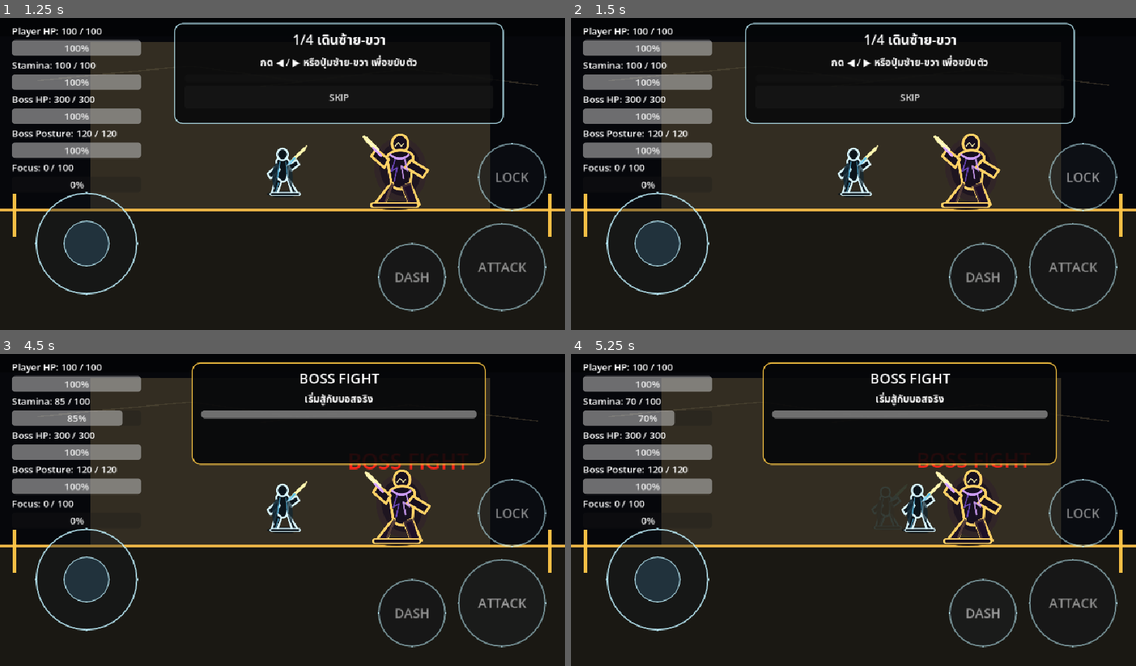
Above: before the commit, frames 1-4 (two rows, left to right).
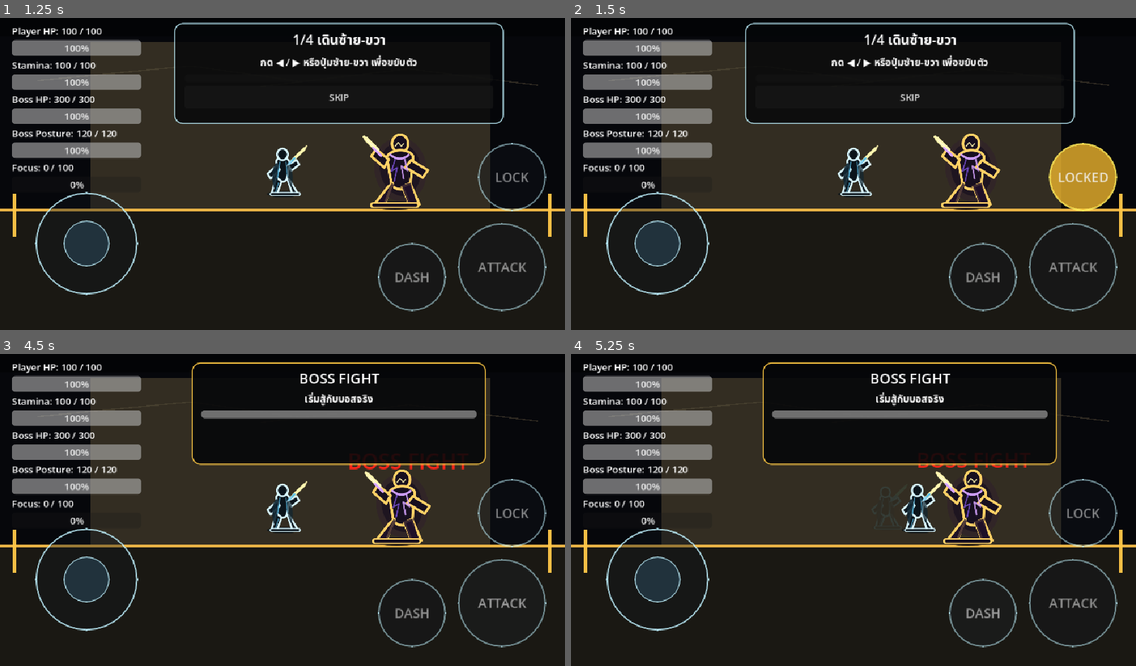
Above: after the commit, the same moments.

Repository: shanwinder/lastblade
Game: Godot game, scene res://scenes/main/BossBrokenMaster.tscn
The game is run twice, just before and just after one commit, with the same random seed, the same clock (stepped at 60 frames per second) and the same inputs.
Inputs:
- Up to frame 1 (1.25 s): click "START" at 0.5 s
- Up to frame 2 (1.5 s): click "LOCK" at 1.25 s
- Up to frame 3 (4.5 s): click "LOCK" (after the commit: "LOCKED") at 2 s; click "SKIP" at 2.75 s; click "SKIP" at 3.5 s; click "ATTACK" at 4.25 s
- Up to frame 4 (5.25 s): click "DASH" at 5 s

Frame 1 is identical in both runs. In frame 2, 2.1% of the frame differs, in the area x 84-97%, y 40-62%; in frame 3, 0.3%; in frame 4, 0.5%.

Commit message:
Add lock-on movement deflect and player posture

Diff:
--- a/last-blade-trial/player.gd
+++ b/last-blade-trial/player.gd
@@ -1,13 +1,15 @@
 extends CharacterBody2D
 
-# ส่งสัญญาณไปให้ HUD ทุกครั้งที่ HP, Stamina หรือ Focus เปลี่ยน
+# ส่งสัญญาณไปให้ HUD ทุกครั้งที่ HP, Stamina, Focus หรือ Player Posture เปลี่ยน
 signal stats_changed(
 	current_hp: int,
 	max_hp: int,
 	current_stamina: float,
 	max_stamina: float,
 	current_focus: float,
-	max_focus: float
+	max_focus: float,
+	current_player_posture: float,
+	max_player_posture: float
 )
 
 # ส่งสัญญาณเมื่อ Player ตาย เพื่อให้ HUD หรือ Main แสดง Game Over
@@ -39,7 +41,7 @@
 @export var max_stamina: float = 100.0
 
 # Focus สูงสุดของผู้เล่น
-# ใช้สะสมจากการ Parry สำเร็จ เพื่อใช้ Focus Finisher
+# ใช้สะสมจาก Deflect สำเร็จ เพื่อใช้ Focus Finisher
 @export var max_focus: float = 100.0
 
 # ความเร็วในการฟื้น Stamina ต่อวินาที
@@ -51,11 +53,13 @@
 # Stamina ที่ใช้เมื่อ Dash หนึ่งครั้ง
 @export var dash_stamina_cost: float = 30.0
 
-# Stamina ที่ใช้เมื่อกด Parry หนึ่งครั้ง
+# ค่าเดิมของ Parry ยังเก็บไว้ชั่วคราวเพื่อ compatibility กับระบบเก่า
+# ในระบบใหม่ผู้เล่นไม่ได้กดปุ่ม Parry แล้ว แต่ใช้ Movement Deflect แทน
 @export var parry_stamina_cost: float = 20.0
 
-# จำนวน Focus ที่ได้รับเมื่อ Parry สำเร็จ
-@export var focus_gain_on_successful_parry: float = 15.0
+# จำนวน Focus ที่ได้รับเมื่อ Deflect สำเร็จ
+# ลดจากระบบ Parry เดิม เพราะ Movement Deflect ทำได้ง่ายขึ้นบนมือถือ
+@export var focus_gain_on_successful_parry: float = 8.0
 
 # Focus ที่ต้องใช้เพื่อทำ Finisher
 @export var focus_finisher_cost: float = 100.0
@@ -64,11 +68,10 @@
 # 0.40 = 40% ของ HP สูงสุดศัตรู
 @export var focus_finisher_damage_ratio: float = 0.40
 
-# ระยะเวลาที่ Parry มีผลจริง
-# ค่านี้คือหน้าต่างสำเร็จของ Parry
+# ค่าเดิมของ Parry Active Time เก็บไว้เพื่อ compatibility เท่านั้น
 @export var parry_active_time: float = 0.45
 
-# เวลาหน่วงหลัง Parry ก่อนจะทำ action อื่นได้
+# ค่าเดิมของ Parry Recovery Time เก็บไว้เพื่อ compatibility เท่านั้น
 @export var parry_recovery_time: float = 0.1
 
 # ระยะเวลาที่ Hitbox ของดาบเปิดตอนโจมตี
@@ -94,6 +97,69 @@
 @export var hurt_invincible_time: float = 0.65
 
 # =========================
+# Lock-on System
+# =========================
+
+# เปิด/ปิดระบบ Lock-on
+@export var target_lock_enabled: bool = true
+
+# ระยะสูงสุดที่ยังยอมให้ Lock-on ทำงาน ถ้า Boss ไกลเกินไปจะปลดล็อคเอง
+@export var target_lock_max_distance: float = 1400.0
+
+# เปิด/ปิดข้อความ debug ของ Lock-on
+@export var target_lock_debug_print: bool = true
+
+# =========================
+# Movement Deflect System
+# =========================
+
+# เปิด/ปิดระบบ Movement Deflect
+@export var movement_deflect_enabled: bool = true
+
+# ช่วงเวลาหลังเริ่มโยกซ้าย/ขวาที่ถือว่ายัง Deflect ได้
+@export var movement_deflect_window: float = 0.28
+
+# ถ้า true จะไม่ให้กด movement ค้างเพื่อ Deflect ฟรี ต้องเป็นจังหวะเริ่มโยกหรือเปลี่ยนทิศเท่านั้น
+@export var movement_deflect_requires_new_input: bool = true
+
+# ข้อความ feedback เมื่อ Deflect สำเร็จ
+@export var movement_deflect_feedback_text: String = "DEFLECT!"
+
+# ขนาดตัวอักษร feedback เมื่อ Deflect สำเร็จ
+@export var movement_deflect_feedback_font_size: int = 28
+
+# ระยะเวลาที่ feedback Deflect ลอยขึ้นและจางหาย
+@export var movement_deflect_feedback_duration: float = 0.28
+
+# =========================
+# Player Posture System
+# =========================
+
+# Posture สูงสุดของผู้เล่น ใช้จำกัดการ Deflect ไม่ให้ฟรีเกินไป
+@export var max_player_posture: float = 100.0
+
+# ความเร็วในการฟื้น Player Posture ต่อวินาที
+@export var player_posture_regen_rate: float = 16.0
+
+# Posture ที่เสียเมื่อ Deflect สำเร็จ
+@export var posture_damage_on_deflect: float = 14.0
+
+# ตัวคูณ Posture damage จากการโดนดาเมจจริง
+@export var posture_damage_from_hit_multiplier: float = 1.6
+
+# เวลาที่ Player ชะงักเมื่อ Posture แตก
+@export var player_posture_break_time: float = 0.85
+
+# สัดส่วน Posture ที่คืนให้หลังฟื้นจาก Posture Break
+@export var posture_recover_ratio_after_break: float = 0.55
+
+# ข้อความ feedback เมื่อ Player Posture แตก
+@export var posture_break_feedback_text: String = "POSTURE BROKEN!"
+
+# ขนาดตัวอักษร feedback เมื่อ Player Posture แตก
+@export var posture_break_feedback_font_size: int = 28
+
+# =========================
 # Dash Trail Placeholder
 # =========================
 
@@ -183,6 +249,9 @@
 # Focus ปัจจุบันของผู้เล่น
 var current_focus: float
 
+# Player Posture ปัจจุบัน
+var current_player_posture: float
+
 # ใช้เช็กว่าผู้เล่นกำลังโจมตีอยู่หรือไม่
 var is_attacking: bool = false
 
@@ -192,7 +261,7 @@
 # ใช้เช็กว่า Dash ยังติด cooldown อยู่หรือไม่
 var can_dash: bool = true
 
-# ใช้เช็กว่าผู้เล่นกำลังอยู่ในช่วง Parry หรือไม่
+# ค่าเก่าเก็บไว้เพื่อ compatibility กับ Boss/Tutorial เก่าบางส่วน
 var is_parrying: bool = false
 
 # ใช้เช็กว่า Player ตายไปแล้วหรือยัง
@@ -203,6 +272,9 @@
 
 # ใช้เช็กว่า Player กำลังอมตะหลังโดนตีอยู่หรือไม่
 var is_hurt_invincible: bool = false
+
+# ใช้เช็กว่า Player กำลัง Posture Broken อยู่หรือไม่
+var is_posture_broken: bool = false
 
 # ใช้กันไม่ให้ข้อความ NO STAMINA! ซ้อนกันหลายอันในเวลาเดียวกัน
 var is_showing_stamina_feedback: bool = false
@@ -223,6 +295,24 @@
 # ใช้เช็กว่าเคยแจ้งเตือน Focus เต็มแล้วหรือยัง
 # ป้องกันไม่ให้ print ซ้ำทุกครั้งที่ Focus เปลี่ยน
 var has_shown_focus_ready_message: bool = false
+
+# เป้าหมายที่ล็อคอยู่
+var locked_target: Node2D = null
+
+# สถานะ Lock-on ปัจจุบัน
+var is_target_locked: bool = false
+
+# เวลาที่เกิด movement input ใหม่ล่าสุด ใช้เป็น Movement Deflect window
+var last_movement_deflect_msec: int = -999999
+
+# ทิศ movement ล่าสุดที่ใช้ trigger Deflect
+var last_movement_deflect_direction: int = 0
+
+# ทิศ movement ใน physics frame ก่อนหน้า ใช้ตรวจ keyboard และ fallback
+var previous_axis_direction: int = 0
+
+# ใช้กัน Deflect feedback ซ้อนกันมากเกินไป
+var is_showing_deflect_feedback: bool = false
 
 # =========================
 # ระบบ Collision Layer ของตัวละคร
@@ -274,10 +364,11 @@
 	else:
 		print("Player using fallback arena bounds")
 
-	# ตั้งเลือด / Stamina / Focus เริ่มต้น
+	# ตั้งเลือด / Stamina / Focus / Posture เริ่มต้น
 	current_hp = max_hp
 	current_stamina = max_stamina
 	current_focus = 0.0
+	current_player_posture = max_player_posture
 
 	# ปิด Hitbox ดาบไว้ก่อน เพราะยังไม่ได้โจมตี
 	attack_shape.disabled = true
@@ -291,20 +382,32 @@
 	# เชื่อมสัญญาณ เมื่อ AttackHitbox ไปชน Area2D อื่น
 	attack_hitbox.area_entered.connect(_on_attack_hitbox_area_entered)
 
-	print("Player ready. HP =", current_hp, "Stamina =", current_stamina)
+	print("Player ready. HP =", current_hp, "Stamina =", current_stamina, "Posture =", current_player_posture)
 
 	# ส่งค่าเริ่มต้นไปให้ HUD แสดงผล
 	emit_stats()
 
 
 func _physics_process(delta: float) -> void:
-	# ฟื้น Stamina ทุกเฟรม
+	# ฟื้น Stamina และ Player Posture ทุกเฟรม
 	regenerate_stamina(delta)
+	regenerate_player_posture(delta)
+
+	# รองรับปุ่ม Lock-on บน keyboard เช่น L
+	if Input.is_action_just_pressed("lock_on"):
+		toggle_target_lock()
 
 	# ถ้า Player ตายแล้ว ไม่ต้องควบคุมต่อ
 	if is_dead:
 		velocity = Vector2.ZERO
 		move_and_slide()
+		return
+
+	# ถ้า Player Posture แตก ให้หยุดควบคุมชั่วคราว
+	if is_posture_broken:
+		velocity = Vector2.ZERO
+		move_and_slide()
+		clamp_to_arena()
 		return
 
 	# ถ้า Player กำลังถูก Knockback ให้ขยับตามแรงกระเด็น
@@ -315,7 +418,7 @@
 		return
 
 	# ถ้ากำลัง Dash อยู่ ให้เคลื่อนที่ด้วยความเร็ว Dash
-	# และไม่รับ input เดินปกติชั่วคราว
+	# ระหว่าง Dash ไม่อัปเดต Lock-on facing เพื่อไม่ให้ Dash กลับทิศกลางทาง
 	if is_dashing:
 		velocity.x = float(facing_direction) * dash_speed
 		velocity.y = 0.0
@@ -325,9 +428,11 @@
 
 	# รับค่าการกดปุ่มซ้าย/ขวา จาก ui_left และ ui_right
 	var direction := Input.get_axis("ui_left", "ui_right")
-
-	# ถ้ากำลังโจมตีหรือ Parry ให้หยุดขยับชั่วคราว
-	if is_attacking or is_parrying:
+	var axis_direction := int(sign(direction))
+	track_movement_deflect_from_axis(axis_direction)
+
+	# ถ้ากำลังโจมตี ให้หยุดขยับชั่วคราว
+	if is_attacking:
 		velocity.x = 0.0
 	else:
 		velocity.x = direction * speed
@@ -336,35 +441,156 @@
 	move_and_slide()
 	clamp_to_arena()
 
-	# ถ้ามีการเดิน และไม่ได้โจมตี ให้เปลี่ยนทิศหันหน้า
-	if direction != 0.0 and not is_attacking:
-		facing_direction = int(sign(direction))
-		sprite_2d.flip_h = facing_direction < 0
-		attack_hitbox.position.x = attack_hitbox_offset_x * float(facing_direction)
+	# จัดทิศหันหน้าตาม Lock-on หรือ movement ปกติ
+	if is_target_locked:
+		update_facing_to_locked_target()
+	elif direction != 0.0 and not is_attacking:
+		set_facing_direction(axis_direction)
 
 	# ถ้ากดปุ่ม attack และตอนนี้ไม่ได้ทำ action อื่น ให้โจมตี
-	if Input.is_action_just_pressed("attack") and not is_attacking and not is_dashing and not is_parrying:
+	if Input.is_action_just_pressed("attack") and not is_attacking and not is_dashing and not is_posture_broken:
 		attack()
 
 	# ถ้ากดปุ่ม dash และตอนนี้ไม่ได้ทำ action อื่น ให้ Dash
-	if Input.is_action_just_pressed("dash") and can_dash and not is_attacking and not is_dashing and not is_parrying:
+	if Input.is_action_just_pressed("dash") and can_dash and not is_attacking and not is_dashing and not is_posture_broken:
+		if is_target_locked:
+			update_facing_to_locked_target()
 		dash()
 
-	# ถ้ากดปุ่ม parry และตอนนี้ไม่ได้ทำ action อื่น ให้ Parry
-	if Input.is_action_just_pressed("parry") and not is_attacking and not is_dashing and not is_parrying:
-		parry()
+	# ไม่รับ input parry โดยตรงแล้ว ระบบใหม่ใช้ Movement Deflect แทน
 
 
 func emit_stats() -> void:
-	# ส่งค่า HP, Stamina และ Focus ปัจจุบันออกไปให้ HUD
+	# ส่งค่า HP, Stamina, Focus และ Player Posture ปัจจุบันออกไปให้ HUD
 	stats_changed.emit(
 		current_hp,
 		max_hp,
 		current_stamina,
 		max_stamina,
 		current_focus,
-		max_focus
+		max_focus,
+		current_player_posture,
+		max_player_posture
 	)
+
+
+func set_facing_direction(new_direction: int) -> void:
+	# ตั้งทิศหันหน้าและย้าย hitbox ดาบให้ตรงกับทิศนั้น
+	if new_direction == 0:
+		return
+
+	facing_direction = new_direction
+	if is_instance_valid(sprite_2d):
+		sprite_2d.flip_h = facing_direction < 0
+	attack_hitbox.position.x = attack_hitbox_offset_x * float(facing_direction)
+
+
+func find_lock_target() -> Node2D:
+	# หา Boss หรือศัตรูหลักจาก group combat_target เพื่อลดการ hardcode ชื่อ node
+	var targets := get_tree().get_nodes_in_group("combat_target")
+	for target in targets:
+		if target is Node2D and is_instance_valid(target):
+			return target as Node2D
+
+	# fallback เผื่อ scene บางชุดยังใช้ชื่อ node ตรง
+	if get_parent() != null:
+		var boss := get_parent().get_node_or_null("BossBrokenMaster") as Node2D
+		if boss != null:
+			return boss
+
+	return null
+
+
+func toggle_target_lock() -> void:
+	# เปิด/ปิด Lock-on ตามสถานะปัจจุบัน
+	if not target_lock_enabled:
+		return
+
+	if is_target_locked:
+		clear_target_lock()
+		return
+
+	locked_target = find_lock_target()
+	if locked_target == null:
+		print("Lock-on failed: no combat target")
+		return
+
+	is_target_locked = true
+	update_facing_to_locked_target()
+
+	if target_lock_debug_print:
+		print("Target Lock ON:", locked_target.name)
+
+
+func clear_target_lock() -> void:
+	# ปลด Lock-on อย่างปลอดภัย
+	if target_lock_debug_print and is_target_locked:
+		print("Target Lock OFF")
+
+	is_target_locked = false
+	locked_target = null
+
+
+func is_target_lock_active() -> bool:
+	# ให้ TouchControls อ่านสถานะไปอัปเดตปุ่ม LOCK/LOCKED
+	return is_target_locked
+
+
+func update_facing_to_locked_target() -> void:
+	# ถ้า Lock-on เปิดอยู่ ให้หันหน้าเข้าหาเป้าหมายเสมอ
+	if not is_target_locked:
+		return
+
+	if not is_instance_valid(locked_target):
+		clear_target_lock()
+		return
+
+	if global_position.distance_to(locked_target.global_position) > target_lock_max_distance:
+		clear_target_lock()
+		return
+
+	var target_direction := int(sign(locked_target.global_position.x - global_position.x))
+	if target_direction != 0:
+		set_facing_direction(target_direction)
+
+
+func track_movement_deflect_from_axis(axis_direction: int) -> void:
+	# ตรวจ movement จาก keyboard หรือ fallback
+	# TouchControls จะเรียก register_movement_deflect_input() โดยตรงด้วยเมื่อ joystick เปลี่ยนทิศ
+	if axis_direction != 0 and axis_direction != previous_axis_direction:
+		register_movement_deflect_input(axis_direction)
+
+	previous_axis_direction = axis_direction
+
+
+func register_movement_deflect_input(direction: int) -> void:
+	# บันทึกจังหวะเริ่มโยกหรือเปลี่ยนทิศ เพื่อใช้เป็น Movement Deflect window
+	if not movement_deflect_enabled:
+		return
+
+	if direction == 0:
+		return
+
+	if movement_deflect_requires_new_input and direction == last_movement_deflect_direction:
+		return
+
+	last_movement_deflect_direction = direction
+	last_movement_deflect_msec = Time.get_ticks_msec()
+
+
+func is_movement_deflect_active() -> bool:
+	# ใช้แทน Parry เดิม: ถ้าเพิ่งโยก movement ในช่วงเวลาสั้น ๆ ให้ถือว่าพร้อม Deflect
+	if not movement_deflect_enabled:
+		return false
+
+	if is_dead or is_attacking or is_dashing or is_posture_broken or is_knocked_back:
+		return false
+
+	if current_player_posture <= 0.0:
+		return false
+
+	var elapsed_sec := float(Time.get_ticks_msec() - last_movement_deflect_msec) / 1000.0
+	return elapsed_sec <= movement_deflect_window
 
 
 func gain_focus(amount: float) -> void:
@@ -448,7 +674,7 @@
 	# รอให้เห็น feedback ก่อนคืนสี Player ถ้าไม่มีสถานะอื่นครอบอยู่
 	await get_tree().create_timer(focus_ready_feedback_duration).timeout
 
-	if is_instance_valid(sprite_2d) and not is_hurt_invincible and not is_parrying:
+	if is_instance_valid(sprite_2d) and not is_hurt_invincible and not is_posture_broken:
 		sprite_2d.modulate = Color.WHITE
 
 
@@ -467,7 +693,7 @@
 	await get_tree().create_timer(0.12).timeout
 
 	# ถ้ายังอยู่ในเกม ให้คืนสีปกติ
-	if is_instance_valid(sprite_2d) and not is_hurt_invincible:
+	if is_instance_valid(sprite_2d) and not is_hurt_invincible and not is_posture_broken:
 		sprite_2d.modulate = Color.WHITE
 
 
@@ -483,6 +709,91 @@
 	# ถ้าค่า Stamina เปลี่ยนในระดับจำนวนเต็ม ให้ส่งค่าไปอัปเดต HUD
 	if int(old_stamina) != int(current_stamina):
 		emit_stats()
+
+
+func regenerate_player_posture(delta: float) -> void:
+	# Posture ไม่ฟื้นระหว่างตายหรือ Posture Broken
+	if is_dead or is_posture_broken:
+		return
+
+	var old_posture := current_player_posture
+
+	if current_player_posture < max_player_posture:
+		current_player_posture += player_posture_regen_rate * delta
+		current_player_posture = clamp(current_player_posture, 0.0, max_player_posture)
+
+	if int(old_posture) != int(current_player_posture):
+		emit_stats()
+
+
+func apply_player_posture_damage(amount: float, allow_break: bool = true) -> void:
+	# ลด Player Posture และสั่ง Posture Break หากหมด
+	if is_dead:
+		return
+
+	if amount <= 0.0:
+		return
+
+	current_player_posture -= amount
+	current_player_posture = clamp(current_player_posture, 0.0, max_player_posture)
+	print("Player posture:", int(current_player_posture), "/", int(max_player_posture))
+	emit_stats()
+
+	if allow_break and current_player_posture <= 0.0:
+		start_player_posture_break()
+
+
+func start_player_posture_break() -> void:
+	# เมื่อ Player Posture หมด ให้ชะงักชั่วคราวเพื่อไม่ให้ Deflect ฟรีเกินไป
+	if is_posture_broken or is_dead:
+		return
+
+	is_posture_broken = true
+	is_attacking = false
+	is_dashing = false
+	is_parrying = false
+	velocity = Vector2.ZERO
+	attack_shape.set_deferred("disabled", true)
+
+	print("Player POSTURE BROKEN!")
+	show_posture_break_feedback()
+	get_tree().call_group("game_camera", "shake", 8.0, 0.18)
+
+	if is_instance_valid(sprite_2d):
+		sprite_2d.modulate = Color(0.85, 0.25, 1.0, 1.0)
+
+	await get_tree().create_timer(player_posture_break_time).timeout
+
+	if is_dead:
+		return
+
+	is_posture_broken = false
+	current_player_posture = max_player_posture * posture_recover_ratio_after_break
+	emit_stats()
+
+	if is_instance_valid(sprite_2d) and not is_hurt_invincible:
+		sprite_2d.modulate = Color.WHITE
+
+
+func show_posture_break_feedback() -> void:
+	# สร้างข้อความเมื่อ Posture แตก
+	var popup := Label.new()
+	popup.text = posture_break_feedback_text
+	popup.modulate = Color(1.0, 0.35, 0.95, 1.0)
+	popup.horizontal_alignment = HORIZONTAL_ALIGNMENT_CENTER
+	popup.vertical_alignment = VERTICAL_ALIGNMENT_CENTER
+	popup.z_index = 200
+	popup.add_theme_font_size_override("font_size", posture_break_feedback_font_size)
+	get_parent().add_child(popup)
+	popup.global_position = global_position + Vector2(-125.0, -130.0)
+
+	var target_position: Vector2 = popup.global_position + Vector2(0.0, -34.0)
+	var tween := create_tween()
+	tween.set_parallel(true)
+	tween.tween_property(popup, "global_position", target_position, player_posture_break_time)
+	tween.tween_property(popup, "modulate:a", 0.0, player_posture_break_time)
+	tween.set_parallel(false)
+	tween.tween_callback(Callable(popup, "queue_free"))
 
 
 func attack() -> void:
@@ -520,6 +831,8 @@
 
 	# จบสถานะโจมตี
 	is_attacking = false
+	if is_target_locked:
+		update_facing_to_locked_target()
 
 
 func start_dash_collision_mode() -> void:
@@ -590,6 +903,10 @@
 
 	# เปิด Hurtbox กลับมา เพื่อให้รับดาเมจได้ตามปกติ
 	hurtbox_shape.disabled = false
+
+	# ถ้าเปิด Lock-on อยู่ หลัง Dash ข้าม Boss ให้หันกลับเข้าหา Boss ทันที
+	if is_target_locked:
+		update_facing_to_locked_target()
 
 	print("Dash End. Invincible OFF")
 
@@ -642,7 +959,7 @@
 	# รอให้ feedback จบ แล้วอนุญาตให้แสดงใหม่ได้
 	await get_tree().create_timer(stamina_feedback_duration).timeout
 
-	if is_instance_valid(sprite_2d) and not is_hurt_invincible and not is_parrying:
+	if is_instance_valid(sprite_2d) and not is_hurt_invincible and not is_posture_broken:
 		sprite_2d.modulate = Color.WHITE
 
 	is_showing_stamina_feedback = false
@@ -690,58 +1007,65 @@
 
 
 func parry() -> void:
-	# ถ้า Stamina ไม่พอ ห้าม Parry และแจ้งบนจอทันที
-	if current_stamina < parry_stamina_cost:
-		print("Not enough stamina to parry. Stamina =", int(current_stamina))
-		show_stamina_insufficient_feedback()
-		return
-
-	# ใช้ Stamina สำหรับ Parry
-	current_stamina -= parry_stamina_cost
-	print("Parry stamina used. Stamina left =", int(current_stamina))
-	emit_stats()
-
-	# เริ่มสถานะ Parry
-	is_parrying = true
-	print("Player Parry ON")
-
-	# เปลี่ยนสีตัวละครเป็นฟ้าอ่อน เพื่อให้รู้ว่ากำลัง Parry
-	sprite_2d.modulate = Color.CYAN
-
-	# รอช่วงเวลาที่ Parry มีผลจริง
-	await get_tree().create_timer(parry_active_time).timeout
-
-	# หมดช่วง Parry
-	is_parrying = false
-	print("Player Parry OFF")
-
-	# เปลี่ยนสีกลับเป็นปกติ
+	# ปุ่ม Parry ถูกถอดออกจากระบบมือถือแล้ว
+	# ฟังก์ชันนี้คงไว้เพื่อไม่ให้ flow เก่าที่อาจยังเรียก parry() พังทันที
+	# แต่จะไม่เปิดหน้าต่าง Parry โดยตรงอีกต่อไป
+	print("Parry button deprecated. Use Movement Deflect instead.")
+
+
+func is_parry_active() -> bool:
+	# ให้ Boss เรียกชื่อเดิมได้ แต่ความหมายใหม่คือ Movement Deflect
+	return is_movement_deflect_active()
+
+
+func on_successful_parry() -> void:
+	# ฟังก์ชันนี้ถูกเรียกเมื่อ Boss โจมตีเข้ามาในช่วง Movement Deflect
+	print("Successful Movement Deflect!")
+
+	# Movement Deflect สำเร็จแล้ว Player ยังเสีย Posture เล็กน้อย เพื่อไม่ให้เกมง่ายเกินไป
+	apply_player_posture_damage(posture_damage_on_deflect)
+
+	# ได้ Focus เมื่อ Deflect สำเร็จ
+	gain_focus(focus_gain_on_successful_parry)
+
+	# แสดง feedback ฝั่ง Player
+	show_movement_deflect_feedback()
+
+
+func show_movement_deflect_feedback() -> void:
+	# กัน feedback ซ้อนกันหลายอันเกินไป
+	if is_showing_deflect_feedback:
+		return
+
+	is_showing_deflect_feedback = true
+
+	var popup := Label.new()
+	popup.text = movement_deflect_feedback_text
+	popup.modulate = Color(0.35, 0.95, 1.0, 1.0)
+	popup.horizontal_alignment = HORIZONTAL_ALIGNMENT_CENTER
+	popup.vertical_alignment = VERTICAL_ALIGNMENT_CENTER
+	popup.z_index = 190
+	popup.add_theme_font_size_override("font_size", movement_deflect_feedback_font_size)
+	get_parent().add_child(popup)
+	popup.global_position = global_position + Vector2(-75.0, -115.0)
+
 	if is_instance_valid(sprite_2d):
+		sprite_2d.modulate = Color(0.35, 0.95, 1.0, 1.0)
+
+	var target_position: Vector2 = popup.global_position + Vector2(0.0, -28.0)
+	var tween := create_tween()
+	tween.set_parallel(true)
+	tween.tween_property(popup, "global_position", target_position, movement_deflect_feedback_duration)
+	tween.tween_property(popup, "modulate:a", 0.0, movement_deflect_feedback_duration)
+	tween.set_parallel(false)
+	tween.tween_callback(Callable(popup, "queue_free"))
+
+	await get_tree().create_timer(movement_deflect_feedback_duration).timeout
+
+	if is_instance_valid(sprite_2d) and not is_hurt_invincible and not is_posture_broken:
 		sprite_2d.modulate = Color.WHITE
 
-	# รอ recovery เล็กน้อย เพื่อไม่ให้กด Parry รัวแบบไม่มีโทษ
-	await get_tree().create_timer(parry_recovery_time).timeout
-
-
-func is_parry_active() -> bool:
-	# ฟังก์ชันนี้ให้ศัตรูเรียกถามว่า ตอนนี้ Player อยู่ในช่วง Parry สำเร็จได้หรือไม่
-	return is_parrying
-
-
-func on_successful_parry() -> void:
-	# ฟังก์ชันนี้ถูกเรียกเมื่อศัตรูโจมตีเข้ามาในช่วง Parry
-	print("Successful Parry!")
-
-	# ได้ Focus เมื่อ Parry สำเร็จ
-	gain_focus(focus_gain_on_successful_parry)
-
-	# ให้สีเป็นเหลืองชั่วคราวเพื่อ feedback
-	sprite_2d.modulate = Color.YELLOW
-
-	await get_tree().create_timer(0.08).timeout
-
-	if is_instance_valid(sprite_2d):
-		sprite_2d.modulate = Color.WHITE
+	is_showing_deflect_feedback = false
 
 
 func _on_attack_hitbox_area_entered(area: Area2D) -> void:
@@ -823,6 +1147,9 @@
 	if is_dashing:
 		print("Damage avoided by dash!")
 		return
+
+	# โดนโจมตีจริงจะทำให้ Player Posture ลดด้วย
+	apply_player_posture_damage(float(amount) * posture_damage_from_hit_multiplier)
 
 	# ลดเลือดผู้เล่นตามจำนวนดาเมจที่ได้รับ
 	current_hp -= amount
@@ -906,6 +1233,8 @@
 	if is_instance_valid(self):
 		is_knocked_back = false
 		knockback_velocity = Vector2.ZERO
+		if is_target_locked:
+			update_facing_to_locked_target()
 
 
 func start_hurt_invincibility() -> void:
@@ -936,7 +1265,7 @@
 	hurtbox_shape.set_deferred("disabled", false)
 
 	# คืนสีปกติ
-	if is_instance_valid(sprite_2d):
+	if is_instance_valid(sprite_2d) and not is_posture_broken:
 		sprite_2d.modulate = Color.WHITE
 
 
@@ -962,8 +1291,8 @@
 
 	await get_tree().create_timer(0.1).timeout
 
-	# ถ้า Sprite ยังอยู่ และไม่ได้อยู่ในช่วงอมตะ ให้เปลี่ยนกลับเป็นสีขาว
-	if is_instance_valid(sprite_2d) and not is_hurt_invincible:
+	# ถ้า Sprite ยังอยู่ และไม่ได้อยู่ในช่วงอมตะ/สะดุด ให้เปลี่ยนกลับเป็นสีขาว
+	if is_instance_valid(sprite_2d) and not is_hurt_invincible and not is_posture_broken:
 		sprite_2d.modulate = Color.WHITE
 
 
@@ -980,6 +1309,8 @@
 	is_dashing = false
 	is_parrying = false
 	is_knocked_back = false
+	is_posture_broken = false
+	clear_target_lock()
 
 	# ปิด Hitbox และ Hurtbox เพื่อไม่ให้ชนอะไรต่อ
 	attack_shape.set_deferred("disabled", true)
